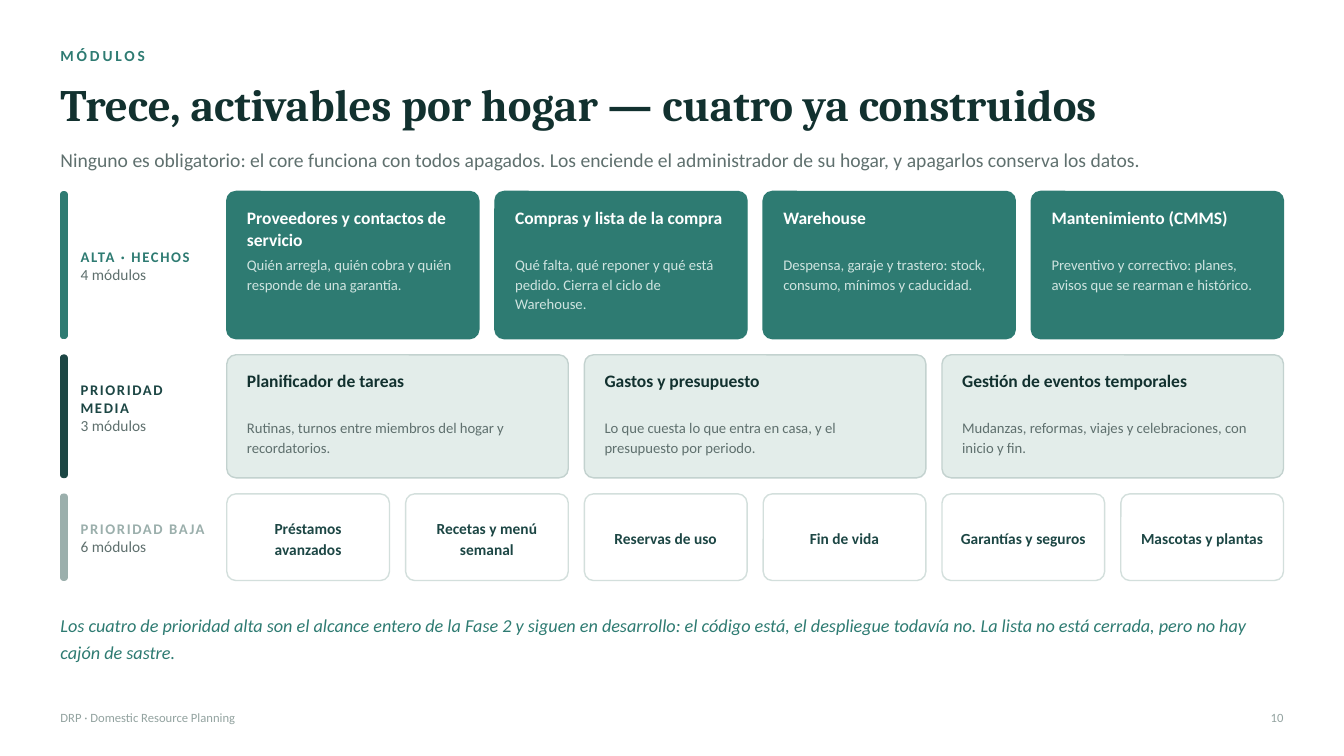
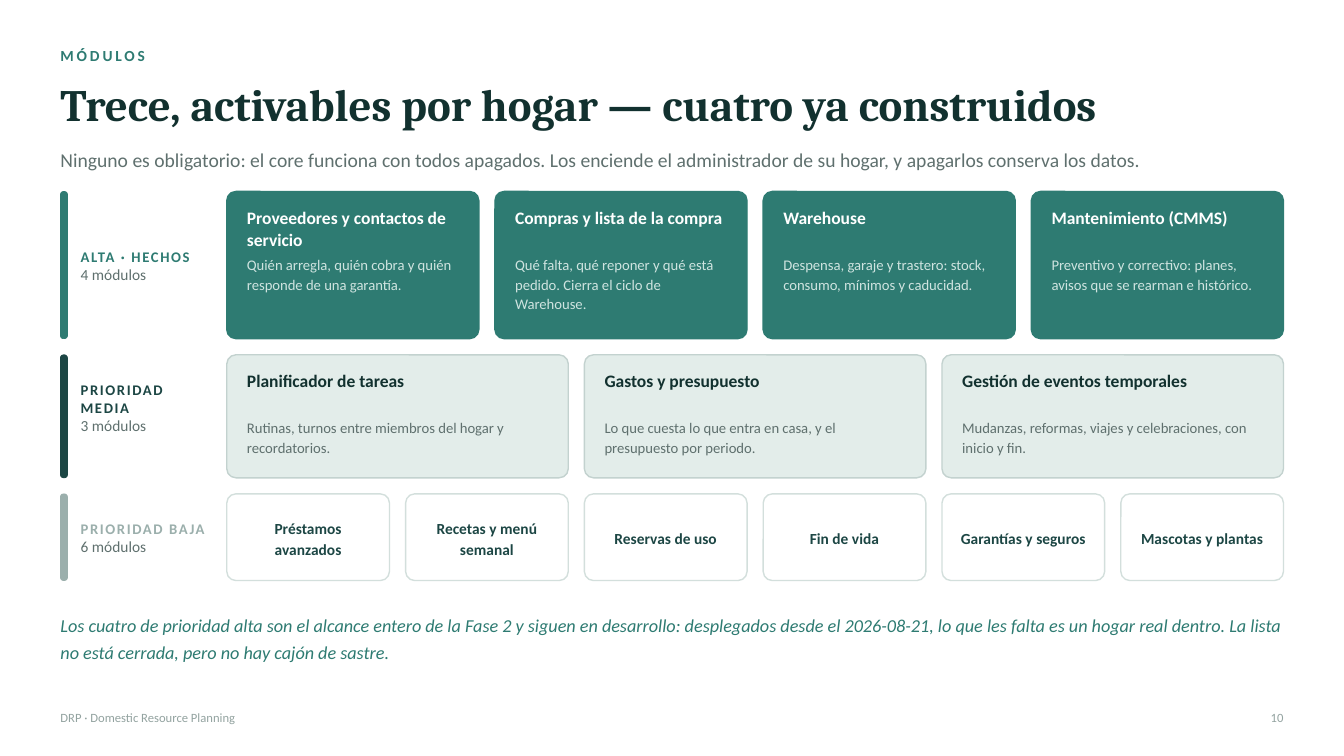
Before and after one commit to kikescribano/domestic_resource_planning, a slide deck: slide 11 of docs/common/marketing/presentations/DRP-resumen.pptx. Drawn at 1344x756 pixels with LibreOffice and Linux fonts; fonts in the diff are those of the drawing. Boxes give left, top, right and bottom in pixels: in the first picture for what was removed or moved away, otherwise in the second. Text is boxed around its words. In the diff, an @@ line names an element or a change of style, - is before the commit and + after.

```diff
--- a/docs/common/marketing/presentations/DRP-resumen.pptx
+++ b/docs/common/marketing/presentations/DRP-resumen.pptx
@@ text at bbox=[60, 619, 1280, 662]: text changed @@
-Los cuatro de prioridad alta son el alcance entero de la Fase 2 y siguen en desarrollo: el código está, el despliegue todavía no. La lista no está cerrada, pero no hay cajón de sastre.
+Los cuatro de prioridad alta son el alcance entero de la Fase 2 y siguen en desarrollo: desplegados desde el 2026-08-21, lo que les falta es un hogar real dentro. La lista no está cerrada, pero no hay cajón de sastre.
```
Also in this commit, not shown: 5 other slides changed, 1 slide added, 18 other files.
